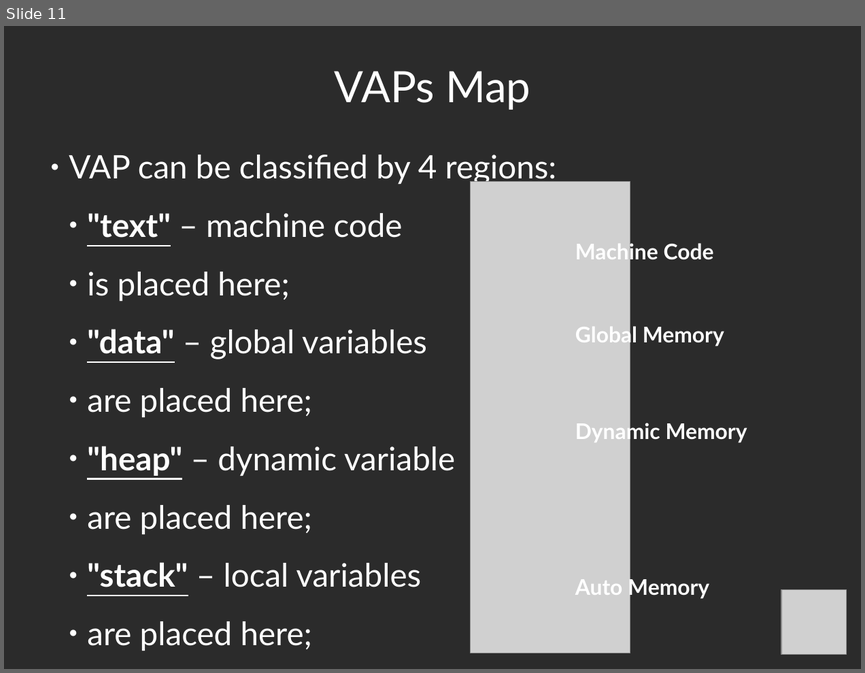
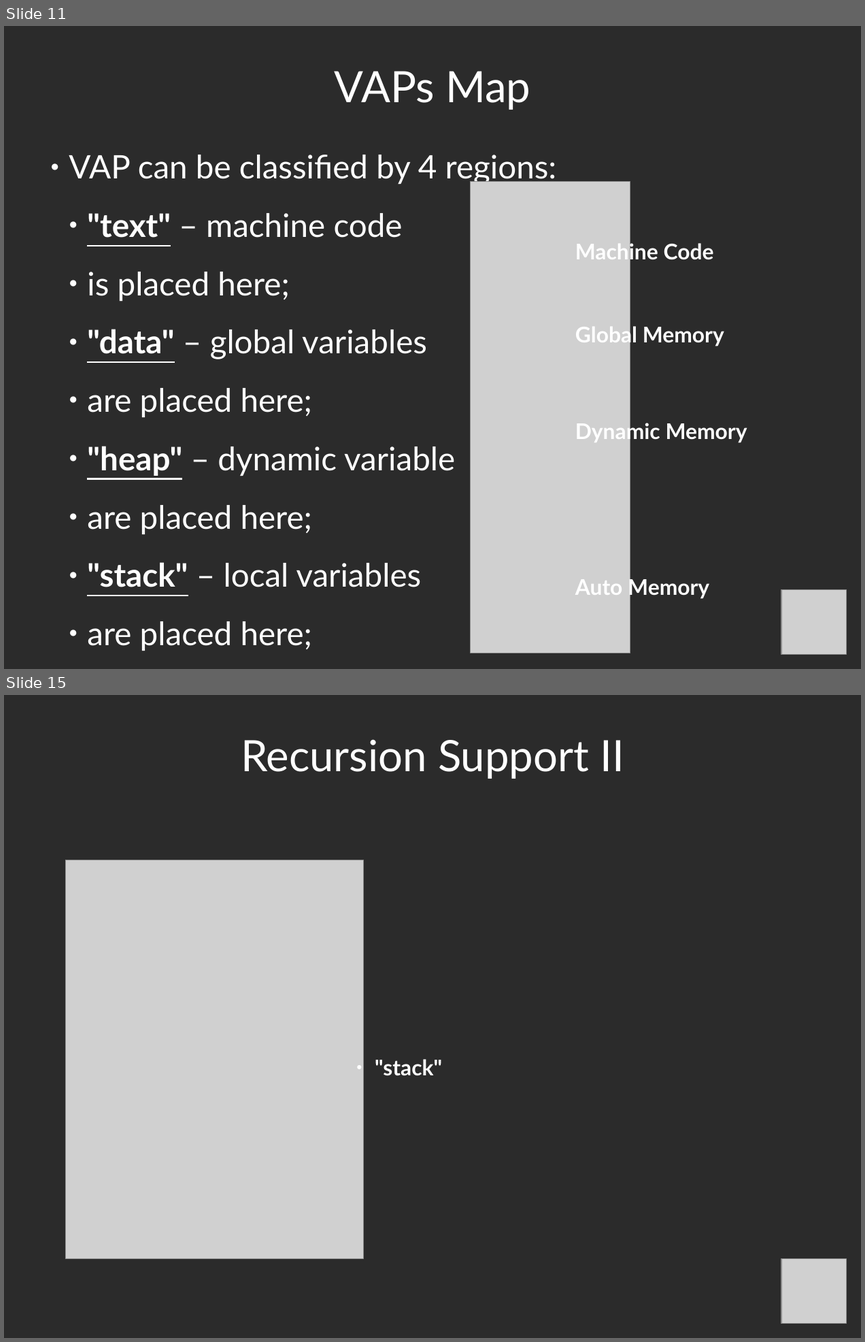
Before and after one commit to bmstu-fs12/01-sem-py-algo, a slide deck: week-01/presentation_2_4x3.odp. Shown one above the other, each under a label of ours: slide 11 before the commit, slides 11 and 15 after it; the slides between them are not shown. The pictures are 865x673 and 865x1342 pixels, drawn with LibreOffice and Linux fonts; fonts in the diff are those of the drawing; grey boxes stand for pictures; background and template pictures are left out; a plain dark background stands for a picture behind light text. Boxes give left, top, right and bottom in pixels: in the first picture for what was removed or moved away, otherwise in the second. Text is boxed around its words. In the diff, an @@ line names an element or a change of style, - is before the commit and + after.

```diff
--- a/week-01/presentation_2_4x3.odp
+++ b/week-01/presentation_2_4x3.odp
@@ slide 15 added at bbox=[4, 695, 861, 1338], background picture (left out) @@
@@ title added at bbox=[241, 739, 624, 779], 40 pt, text #FFFFFF @@
+Recursion Support II
@@ picture added at bbox=[65, 860, 363, 1259] @@
@@ text added at bbox=[375, 1059, 442, 1076], 20 pt, text #FFFFFF, bold @@
+  ● "stack"
@@ picture added at bbox=[781, 1259, 846, 1323] @@
```
Also in this commit, not shown: 1 slide changed, 7 other slides added, 1 slide removed, 1 other file.
